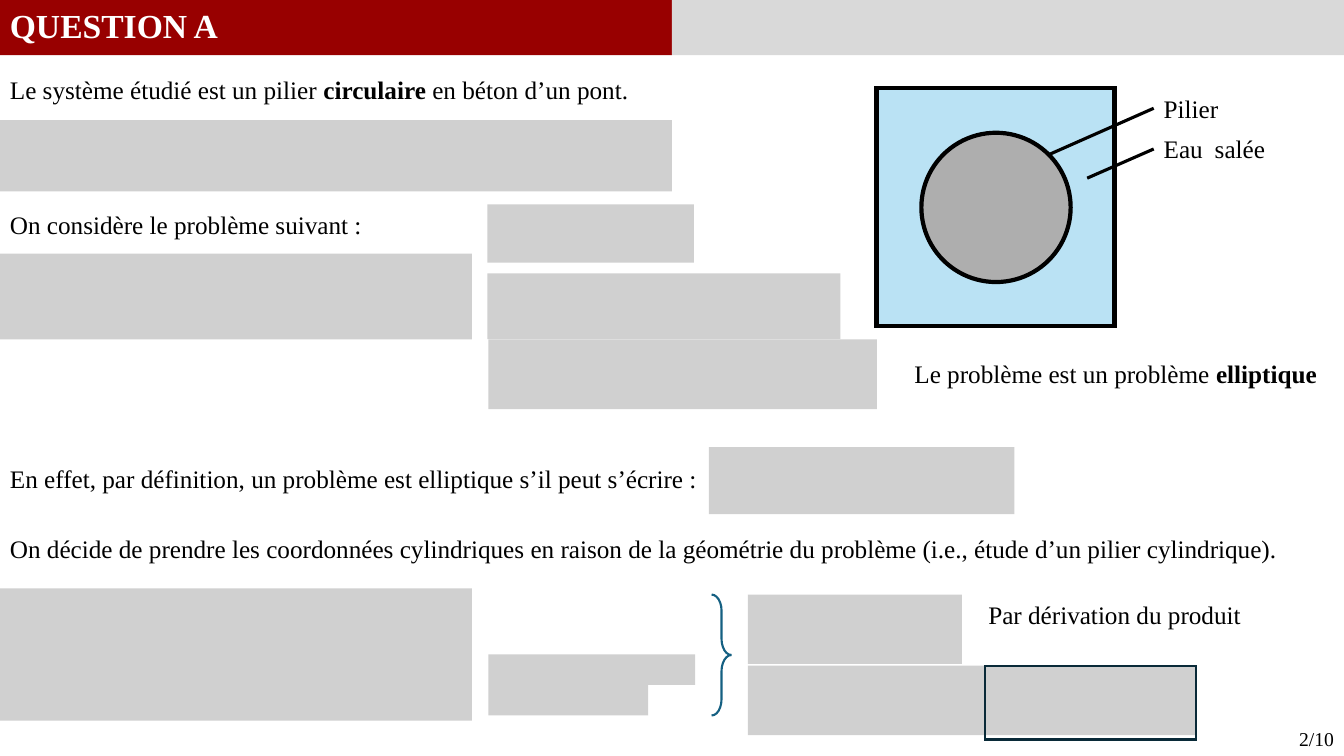
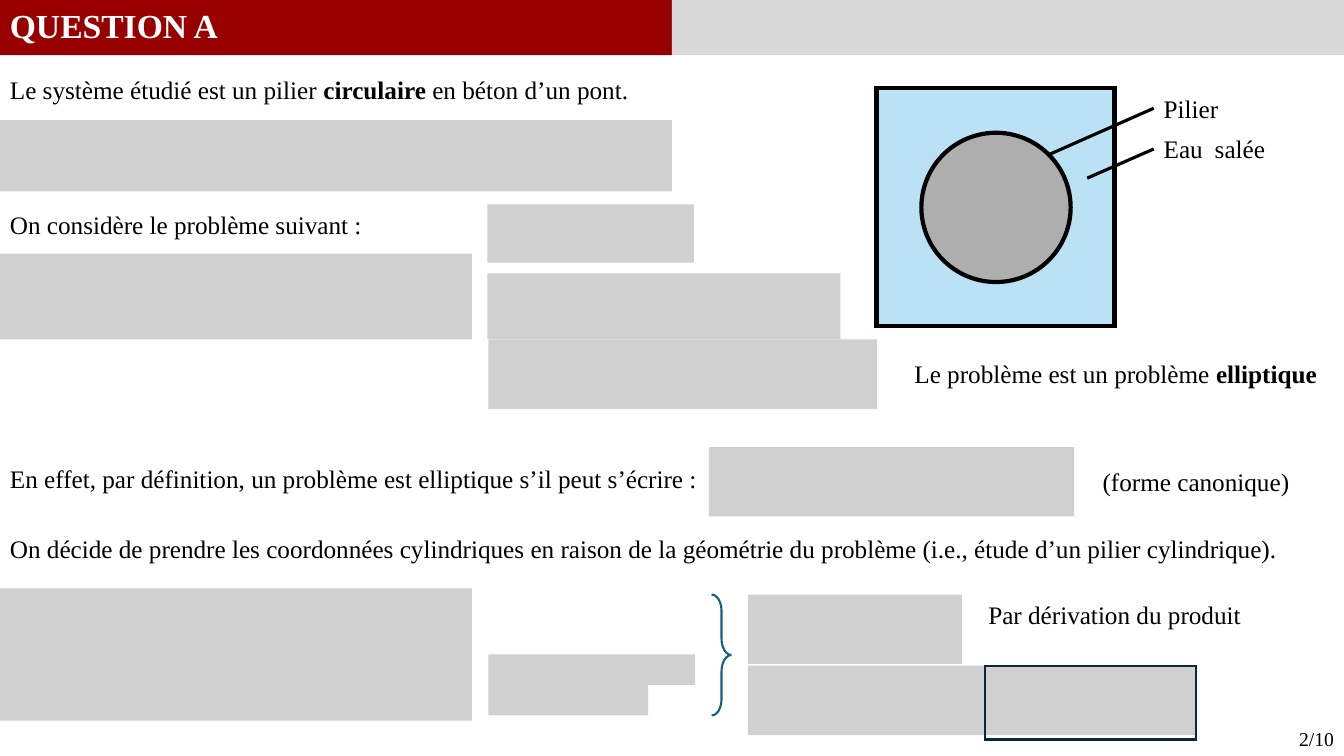
Before and after one commit to GauthierBRUNEL/MEC8211_devoir_2, a slide deck: slide 2 of doc/Rapport_Devoir1.pptx. Drawn at 1344x756 pixels with LibreOffice and Linux fonts; fonts in the diff are those of the drawing; grey boxes stand for pictures. Boxes give left, top, right and bottom in pixels: in the first picture for what was removed or moved away, otherwise in the second. Text is boxed around its words. In the diff, an @@ line names an element or a change of style, - is before the commit and + after.

```diff
--- a/doc/Rapport_Devoir1.pptx
+++ b/doc/Rapport_Devoir1.pptx
@@ picture: place and size @@
-picture at (709,448,1014,515)
+picture at (709,448,1074,517)
@@ text added at (1103,473,1289,497), 18 pt, text #000000 @@
+(forme canonique)
```
Also in this commit, not shown: 2 other slides changed.
